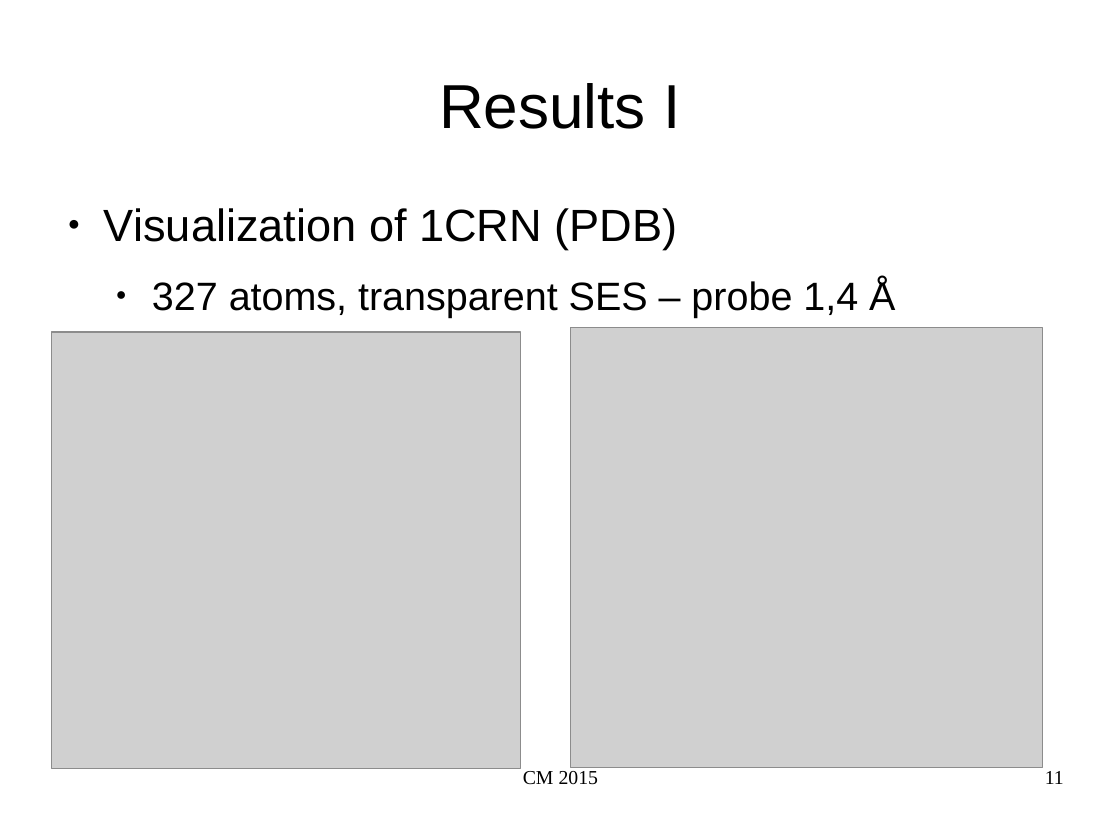
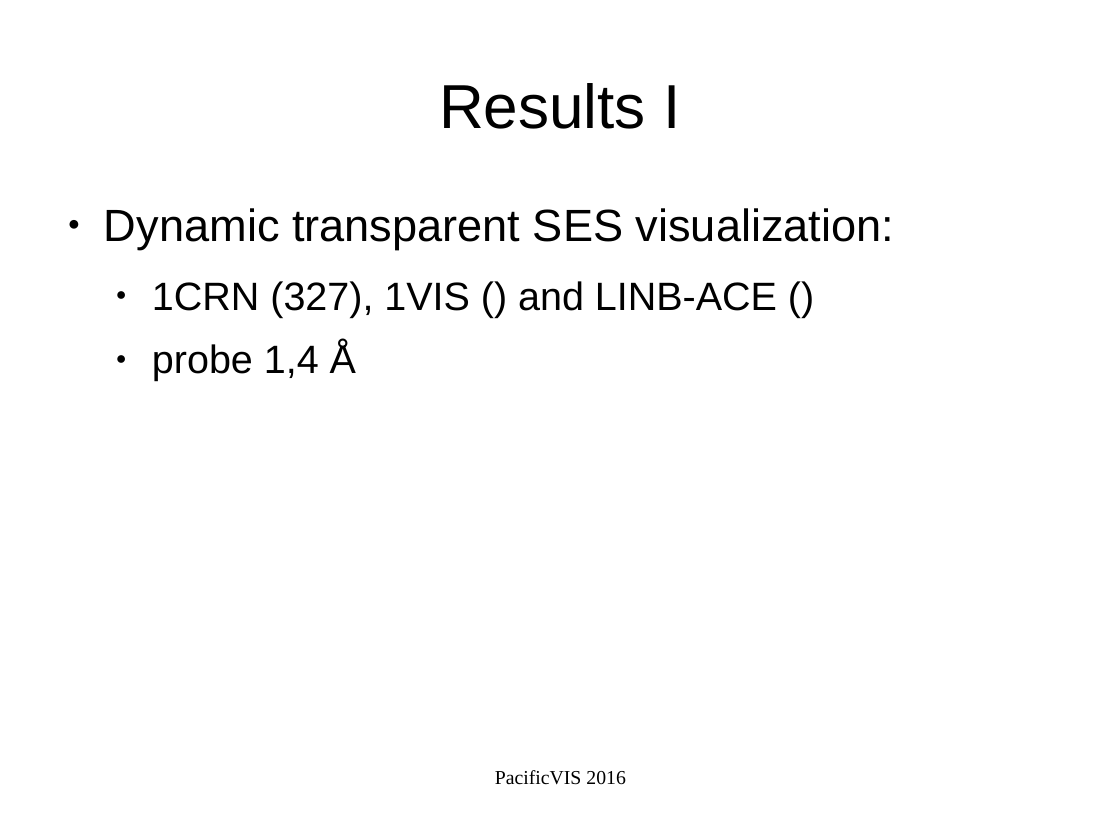
Before and after one commit to ajurcik/oit4cb, a slide deck: slide 12 of taipei2016/cm2015.odp (slide 11 before the commit). Drawn at 1120x840 pixels with LibreOffice and Linux fonts; fonts in the diff are those of the drawing; grey boxes stand for pictures. Boxes give left, top, right and bottom in pixels: in the first picture for what was removed or moved away, otherwise in the second. Text is boxed around its words. In the diff, an @@ line names an element or a change of style, - is before the commit and + after.

Commit message:
Presentation draft

```diff
--- a/taipei2016/cm2015.odp
+++ b/taipei2016/cm2015.odp
@@ text at [104,208,894,381]: text changed @@
-● Visualization of 1CRN (PDB)
-  ● 327 atoms, transparent SES – probe 1,4 Å
+● Dynamic transparent SES visualization:
+  ● 1CRN (327), 1VIS () and LINB-ACE ()
+  ● probe 1,4 Å
@@ picture removed at [571,328,1043,768] @@
@@ picture removed at [52,332,520,769] @@
@@ text at [495,770,626,785]: text changed @@
-CM 2015
+PacificVIS 2016
@@ page number removed at [1045,771,1064,784] @@
-11
```
Also in this commit, not shown: 5 other slides changed, 9 slides added, 8 slides removed, 3 other files.
